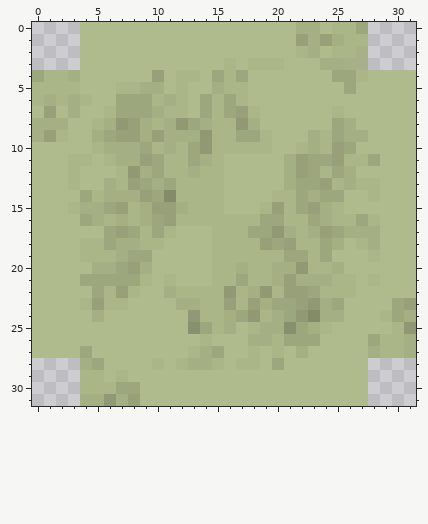
Pixel-art sprite -- Dido/DiDo/DiDo/Assets/Tiles/paths/cross/0.png. Above: the version before the commit.
The file is 32x32 pixels. Colours within 5 levels of each other are drawn and written as one.
Once edited:
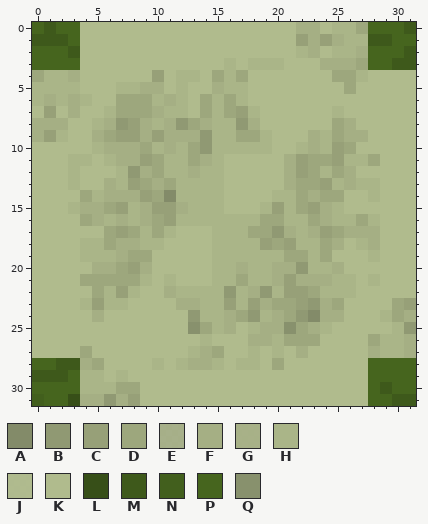
Palette (. is transparent): A #838b69  B #909973  C #97a078  D #9da77d  E #a3ad82e6  F #a5af84  G #a6b085f5  H #aab588  J #afba8cf7  K #b0bb8d  L #374f18  M #3e591b  N #425f1d  P #46651e  Q #88916d
What changed:
y 0: x 0..3 .... -> PMPP; x 28..31 .... -> PPPM
y 1: x 0..3 .... -> MMMP; x 28..31 .... -> MMPP
y 2: x 0..3 .... -> PPPM; x 27..31 G.... -> FPPPM
y 3: x 0..3 .... -> PPPP; x 26..31 GE.... -> FDPPMM
y 28: x 0..3 .... -> PPMM; x 27..31 J.... -> KPPPP
y 29: x 0..3 .... -> MMMP; x 28..31 .... -> PPPP
y 30: x 0..3 .... -> PPPP; x 28..31 .... -> PMPP
y 31: x 0..3 .... -> NPPL; x 28..31 .... -> PPMM
Where, in picture pixels (left, top, right, bottom), the same in both pictures:
added: (32, 22, 80, 70)
changed: (344, 22, 416, 70)
added: (32, 358, 80, 406)
changed: (356, 358, 416, 406)
